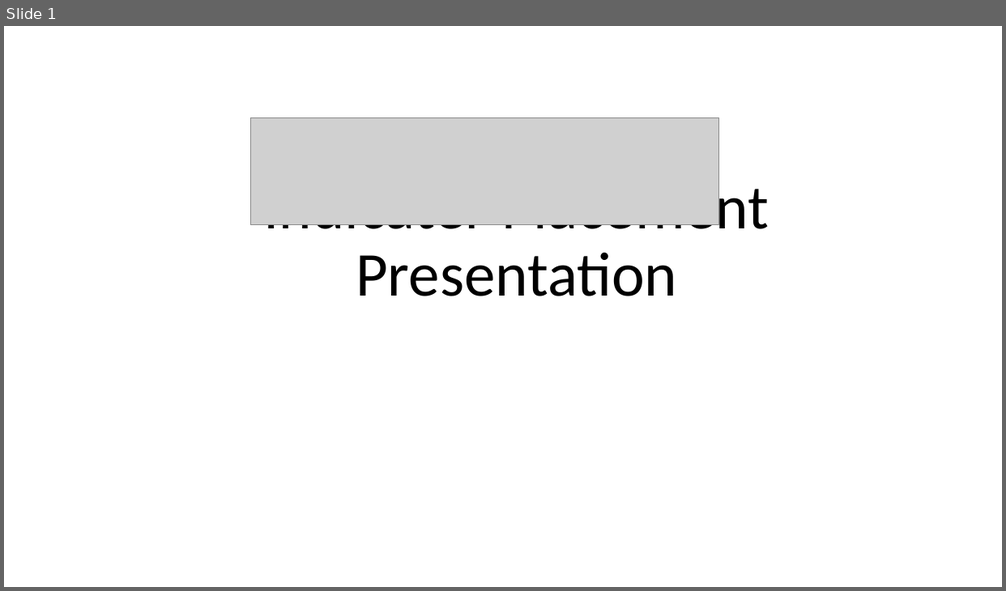
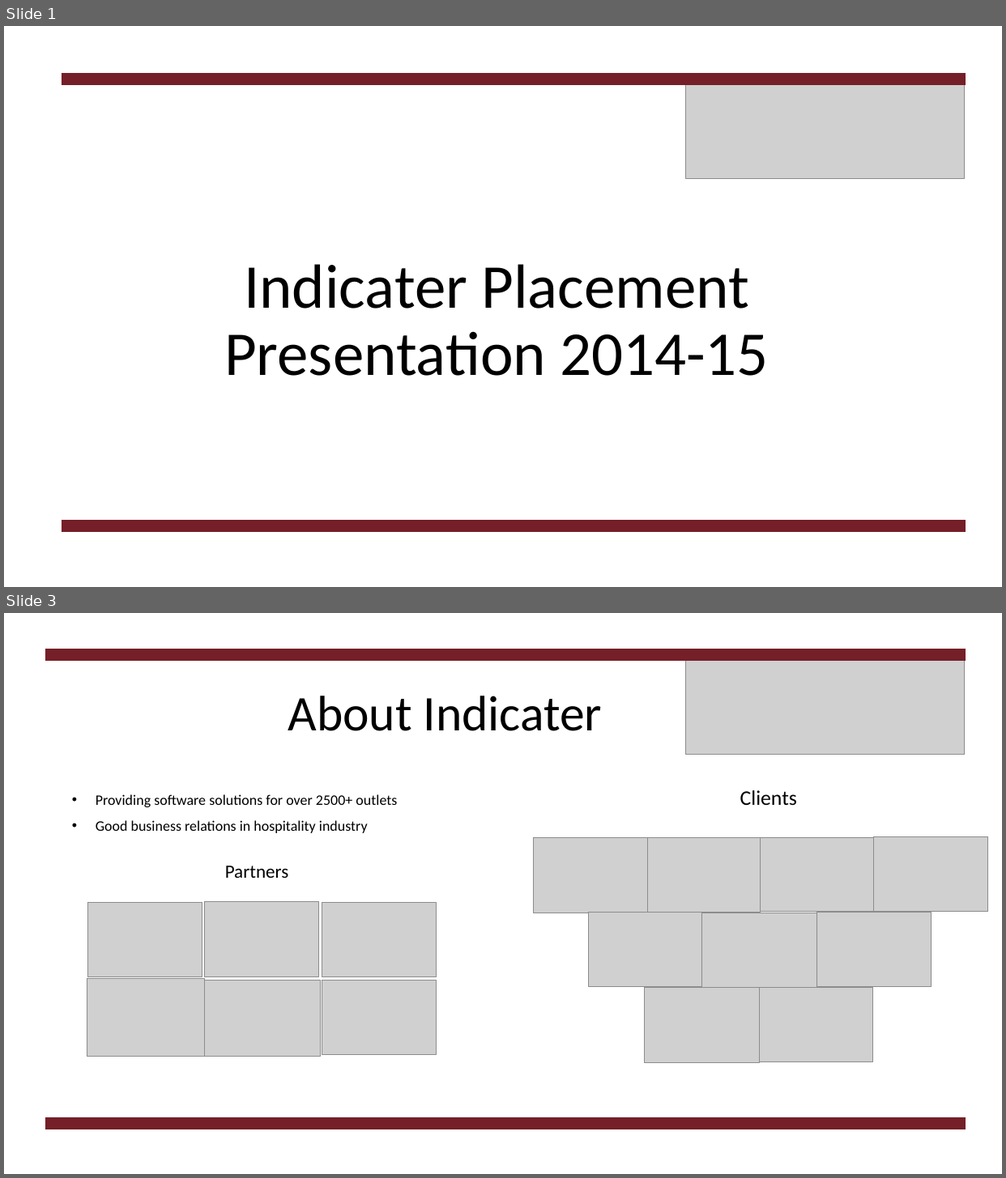
Before and after one commit to m00sedrive/Uni-Work-2015, a slide deck: Indicater Placement Reports/Indicater Presentation.pptx. Shown one above the other, each under a label of ours: slide 1 before the commit, slides 1 and 3 after it; the slides between them are not shown. The pictures are 1006x591 and 1006x1178 pixels, drawn with LibreOffice and Linux fonts; fonts in the diff are those of the drawing; grey boxes stand for pictures. Boxes give left, top, right and bottom in pixels: in the first picture for what was removed or moved away, otherwise in the second. Text is boxed around its words. In the diff, an @@ line names an element or a change of style, - is before the commit and + after.

Commit message:
indicater presentation update

```diff
--- a/Indicater Placement Reports/Indicater Presentation.pptx
+++ b/Indicater Placement Reports/Indicater Presentation.pptx
@@ slide 3 added at (4,613,1002,1174), background #FFFFFF @@
@@ rectangle added at (46,649,965,661), fill #751F28, outline #751F28 1 pt @@
@@ picture added at (686,649,965,755) @@
@@ title added at (288,696,603,731), 48 pt, text #000000 @@
+About Indicater
@@ text added at (96,794,397,833), 14 pt, text #000000 @@
+• Providing software solutions for over 2500+ outlets
+• Good business relations in hospitality industry
@@ text added at (740,790,797,806), 20 pt, text #000000 @@
+Clients
@@ picture added at (533,838,647,914) @@
@@ picture added at (647,838,760,913) @@
@@ picture added at (761,837,874,912) @@
@@ picture added at (874,837,987,912) @@
@@ text added at (225,866,289,878), 18 pt, text #000000 @@
+Partners
@@ picture added at (88,903,202,977) @@
@@ picture added at (205,902,318,977) @@
@@ picture added at (322,903,437,977) @@
@@ picture added at (589,913,701,986) @@
@@ picture added at (701,914,816,988) @@
@@ picture added at (817,913,931,987) @@
@@ picture added at (87,979,205,1056) @@
@@ picture added at (205,981,320,1056) @@
@@ picture added at (322,981,437,1055) @@
@@ picture added at (645,988,760,1063) @@
@@ picture added at (760,988,872,1063) @@
@@ rectangle added at (46,1118,965,1130), fill #751F28, outline #751F28 1 pt @@
@@ slide 1 changed as well @@
@@ rectangle added at (62,73,965,84), fill #751F28, outline #751F28 1 pt @@
@@ picture: place and size @@
-picture at (250,118,719,225)
+picture at (686,73,965,178)
@@ title at (224,264,768,376): text changed @@
-Indicater Placement Presentation
+Indicater Placement Presentation 2014-15
@@ rectangle added at (62,521,965,532), fill #751F28, outline #751F28 1 pt @@
```
Also in this commit, not shown: 5 other slides added, 20 other files.
